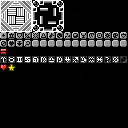
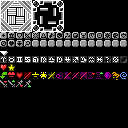
Layers edited between the first and the second (128, 128) image:
painted on "Layer" over [0, 0, 127, 87]
